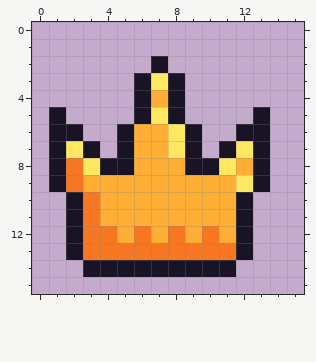
Two states of a pixel-art sprite, textures/crown.png. The picture above was drawn from the file before the commit.
The file is 16x16 pixels.
After:
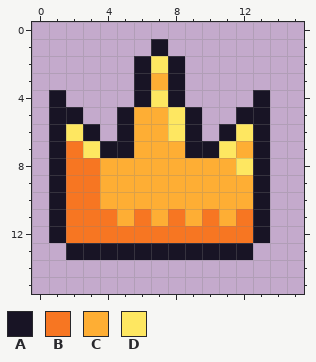
Palette (. is transparent): A #181425  B #f77622  C #feae34  D #fee761
From old to new:
y 1: x 7 . -> A
y 2: x 6..8 .A. -> ADA
y 3: x 7 D -> C
y 4: x 1 . -> A; x 7 C -> D; x 13 . -> A
y 5: x 2 . -> A; x 5..9 .ADA. -> ACCDA; x 12 . -> A
y 6: x 2..3 A. -> DA; x 11..12 .A -> AD
y 7: x 2..4 DA. -> BDA; x 8 D -> C; x 10..12 .AD -> ADC
y 8: x 3..5 DAA -> BCC; x 9..12 AADC -> CCCD
y 9: x 3 C -> B; x 12 D -> C
y 10: x 1..2 .A -> AB; x 12..13 A. -> CA
y 11: x 1..2 .A -> AB; x 4 C -> B; x 6 C -> B; x 8 C -> B; x 10 C -> B; x 12..13 A. -> BA
y 12: x 1..2 .A -> AB; x 5 C -> B; x 7 C -> B; x 9 C -> B; x 11..13 CA. -> BBA
y 13: x 3..11 BBBBBBBBB -> AAAAAAAAA
y 14: x 3..11 AAAAAAAAA -> .........
Pixel boxes of the changes (left, top, right, bottom) in both pictures:
changed: (49, 39, 270, 277)
